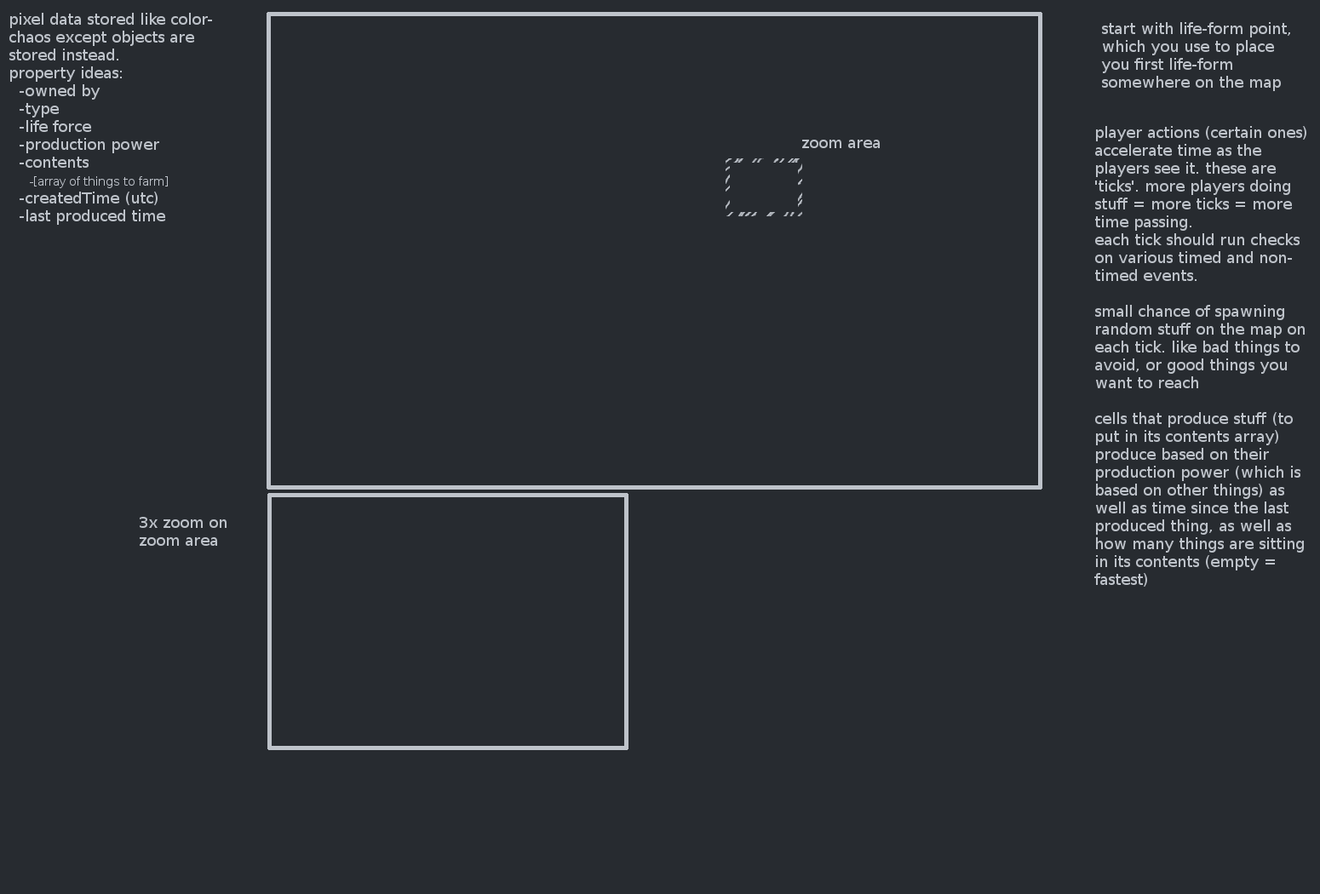
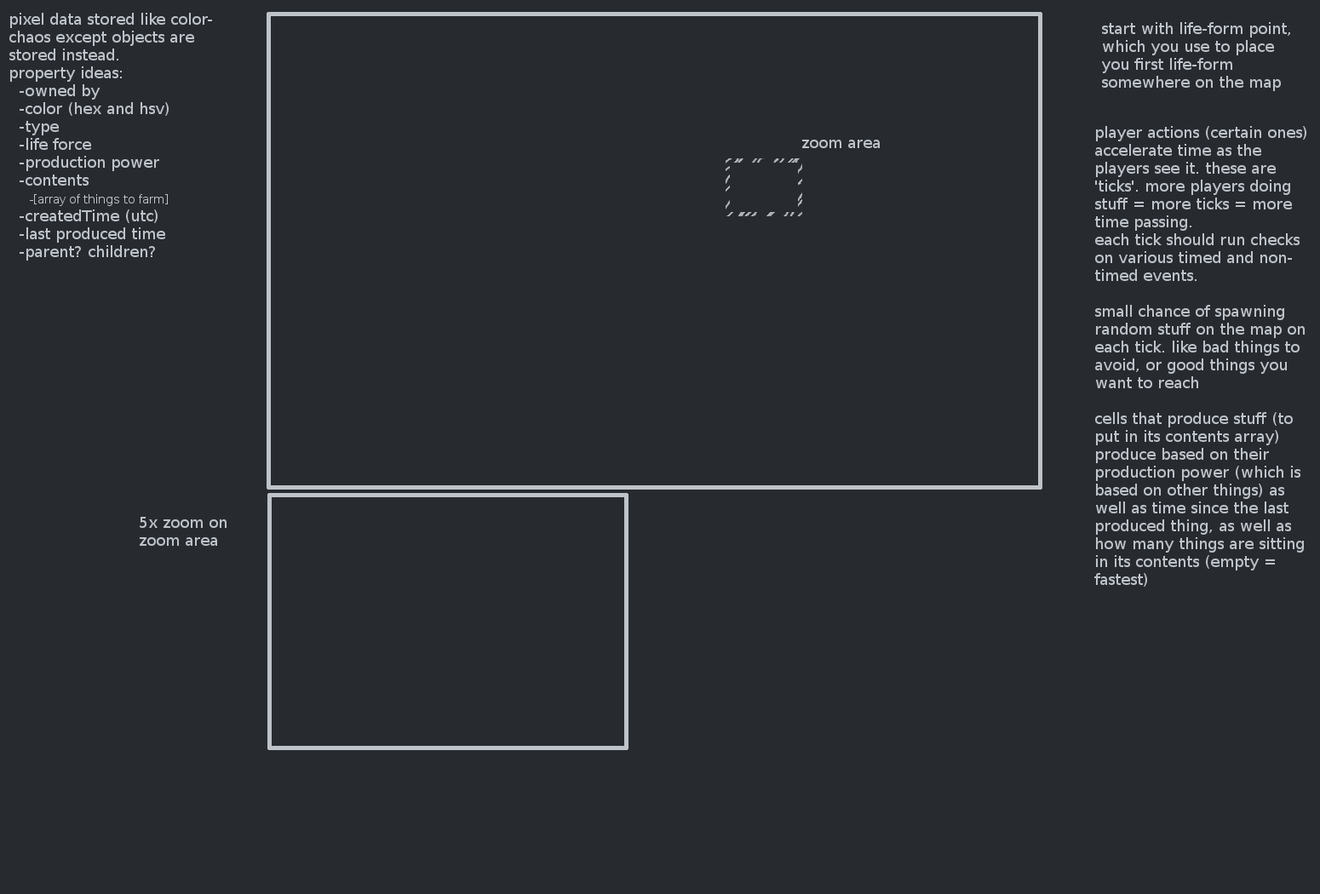
Revision of a layered w=1320, h=894 image; what changed, layer by layer:
painted on "pixel data stored like color-c..." over [19, 102, 169, 261]
renamed "3x zoom on zoom area" to "5x zoom on zoom area", painted on it over [139, 516, 148, 528]
